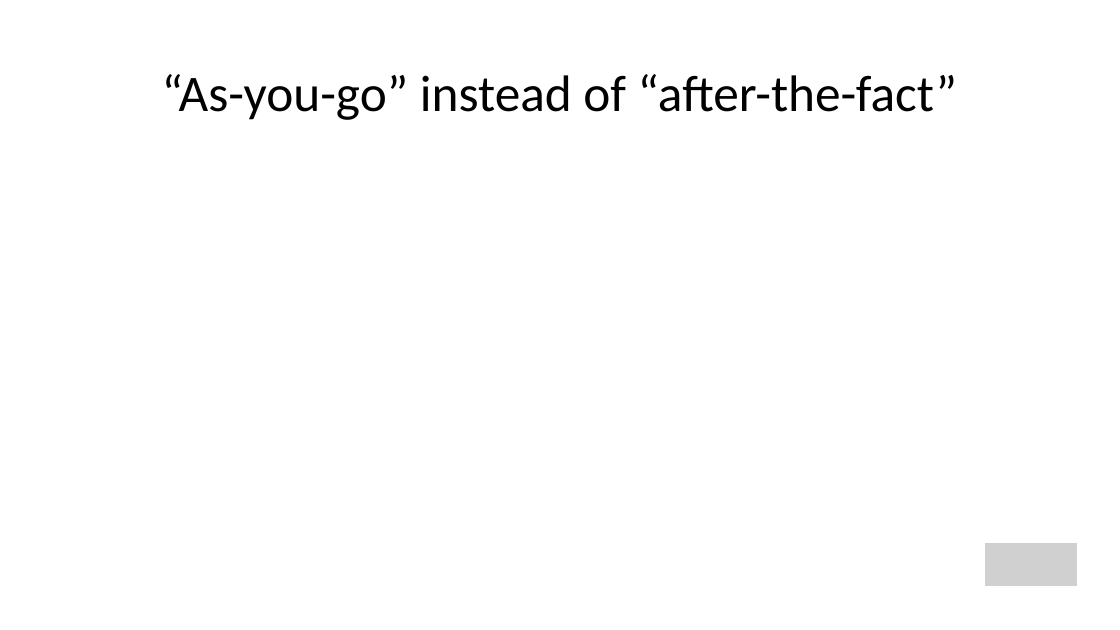
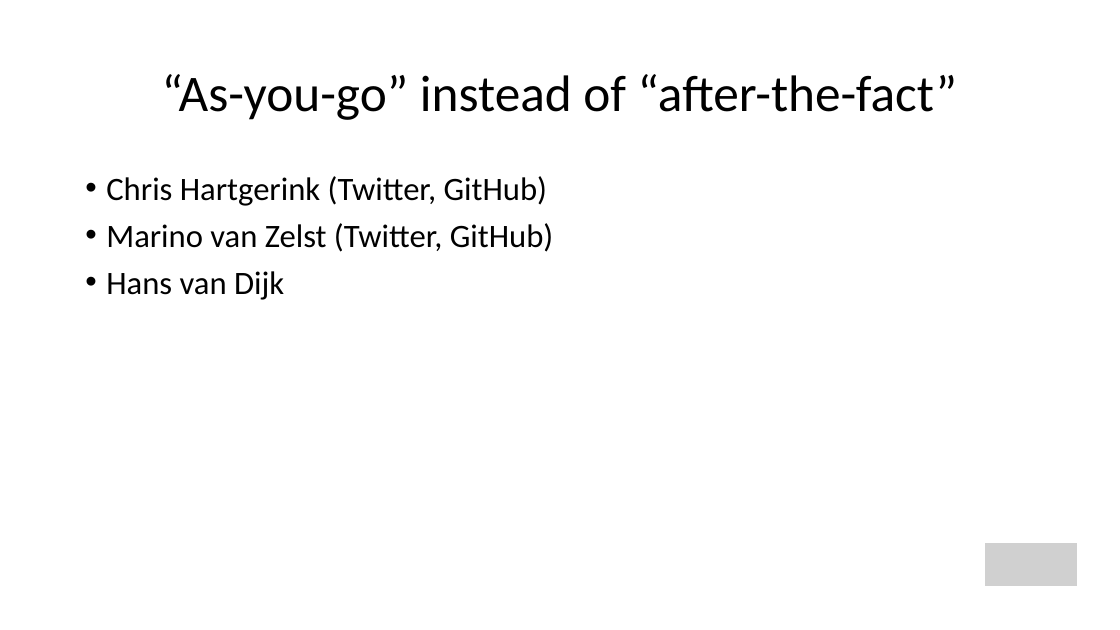
Before and after one commit to mzelst/talks, a slide deck: slide 1 of 2018/20180516sgmeawop/20180515asyougoeawop.odp. Drawn at 1120x630 pixels with LibreOffice and Linux fonts; fonts in the diff are those of the drawing; grey boxes stand for pictures. Boxes give left, top, right and bottom in pixels: in the first picture for what was removed or moved away, otherwise in the second. Text is boxed around its words. In the diff, an @@ line names an element or a change of style, - is before the commit and + after.

Commit message:
Last changes to presentation

```diff
--- a/2018/20180516sgmeawop/20180515asyougoeawop.odp
+++ b/2018/20180516sgmeawop/20180515asyougoeawop.odp
@@ text added at (x1=106, y1=176, x2=553, y2=300), 28 pt, text #000000 @@
+• Chris Hartgerink (Twitter, GitHub)
+• Marino van Zelst (Twitter, GitHub)
+• Hans van Dijk
```
Also in this commit, not shown: 2 other slides changed, 9 slides added, 1 slide removed, 1 other file.
